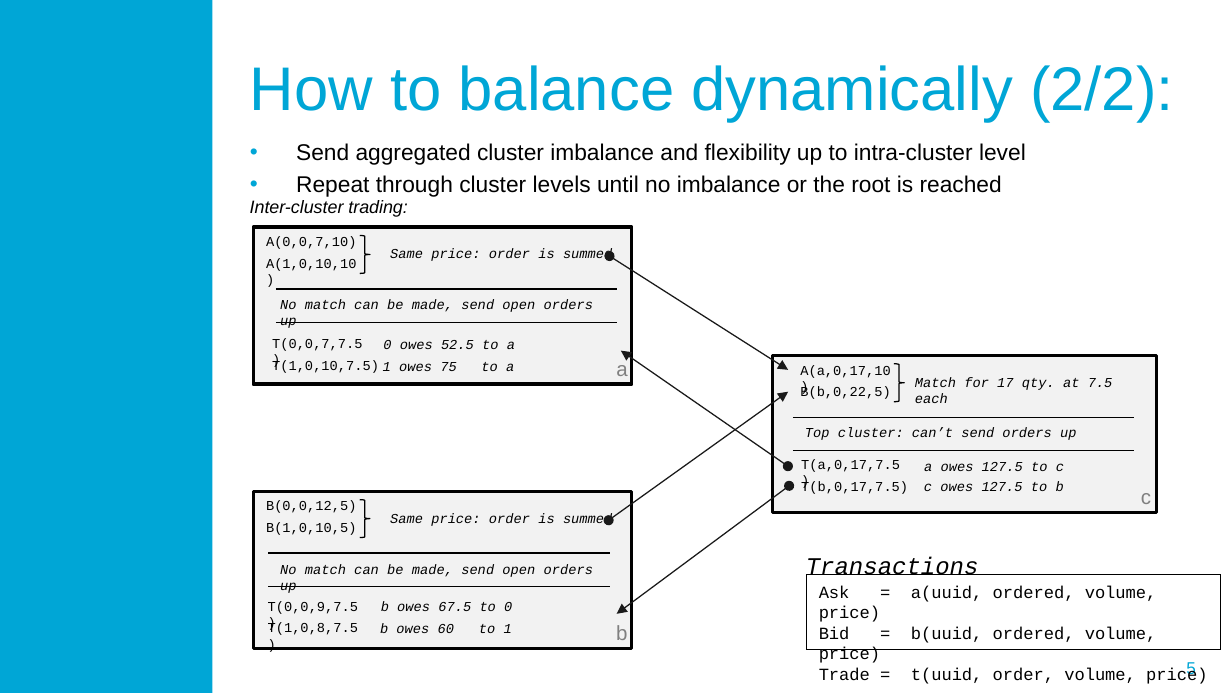
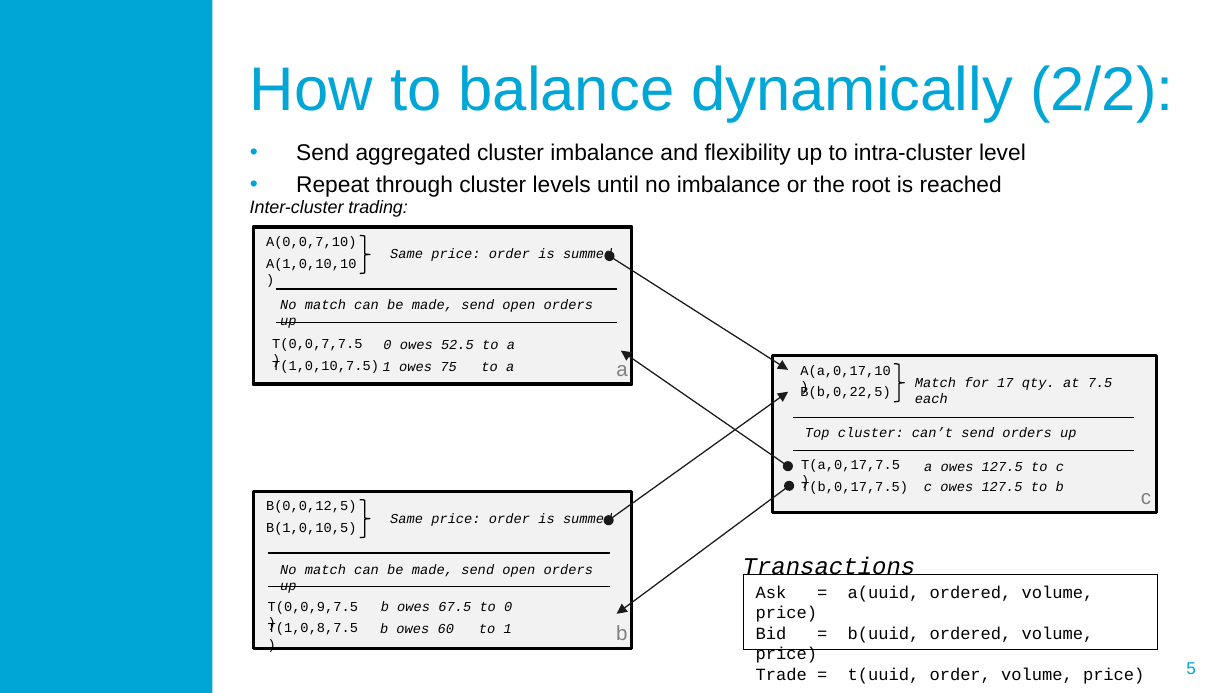
Before and after one commit to blockchain-lab/eXchains, a slide deck: slide 5 of Documentation/SmartGridChain.pptx. Drawn at 1232x693 pixels with LibreOffice and Linux fonts; fonts in the diff are those of the drawing; background and template pictures are left out. Boxes give left, top, right and bottom in pixels: in the first picture for what was removed or moved away, otherwise in the second. Text is boxed around its words. In the diff, an @@ line names an element or a change of style, - is before the commit and + after.

```diff
--- a/Documentation/SmartGridChain.pptx
+++ b/Documentation/SmartGridChain.pptx
@@ text "Transactions": place and size @@
-text "Transactions" at [806,557,979,582]
+text "Transactions" at [743,557,916,582]
@@ rectangle "Ask = a(uuid, ordered, volume, ...": place and size @@
-rectangle "Ask = a(uuid, ordered, volume, ..." at [807,575,1221,650]
+rectangle "Ask = a(uuid, ordered, volume, ..." at [744,575,1158,650]
```
Also in this commit, not shown: 3 other slides changed, 2 slides added.
